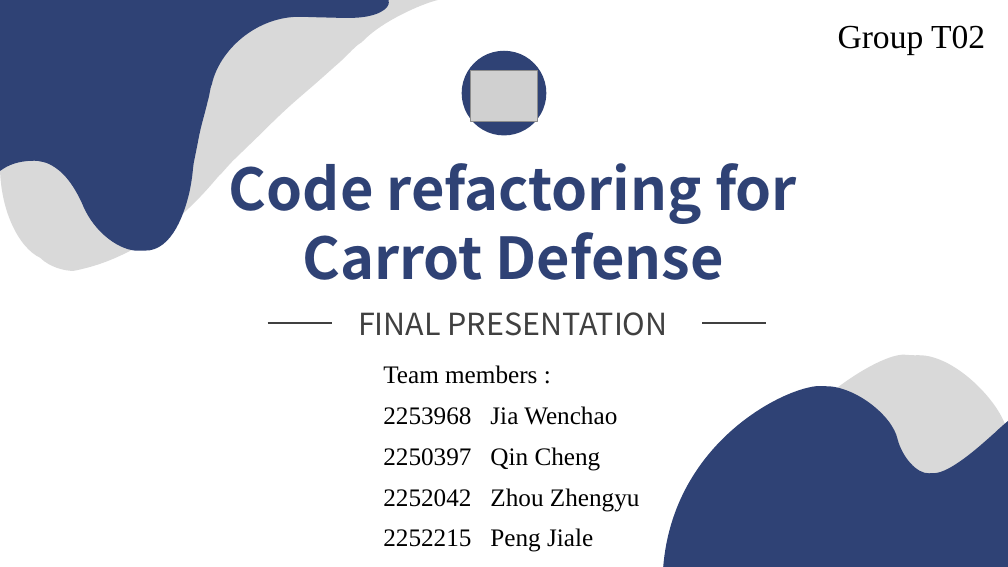
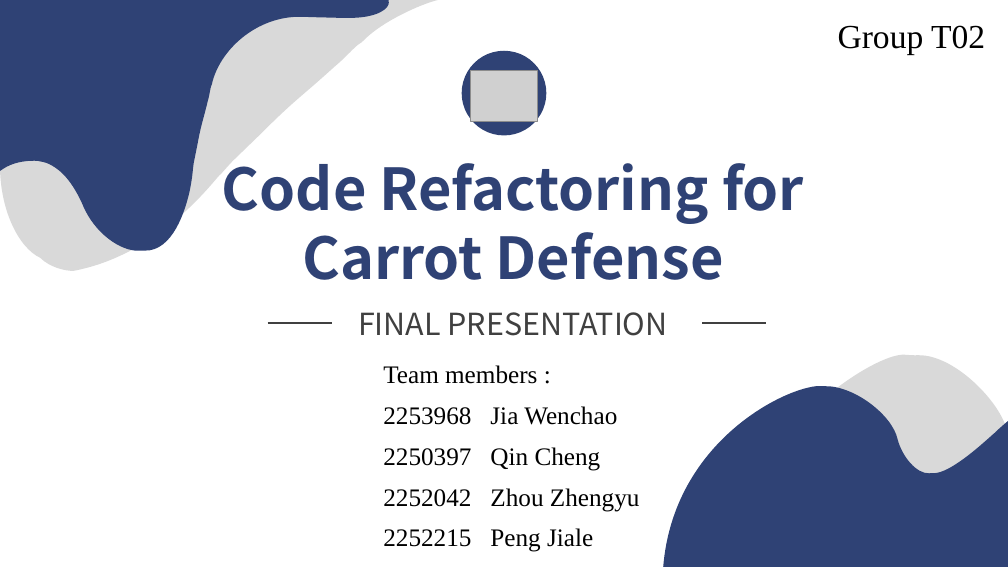
Before and after one commit to QinCheng0928/Cocos2d, a slide deck: slide 1 of 文档/DesignPattern.pptx. Drawn at 1008x567 pixels with LibreOffice and Linux fonts; fonts in the diff are those of the drawing; grey boxes stand for pictures. Boxes give left, top, right and bottom in pixels: in the first picture for what was removed or moved away, otherwise in the second. Text is boxed around its words. In the diff, an @@ line names an element or a change of style, - is before the commit and + after.

```diff
--- a/文档/DesignPattern.pptx
+++ b/文档/DesignPattern.pptx
@@ text at [222, 163, 804, 224]: text changed @@
-Code refactoring for
+Code Refactoring for
```
Also in this commit, not shown: 1 other file.
